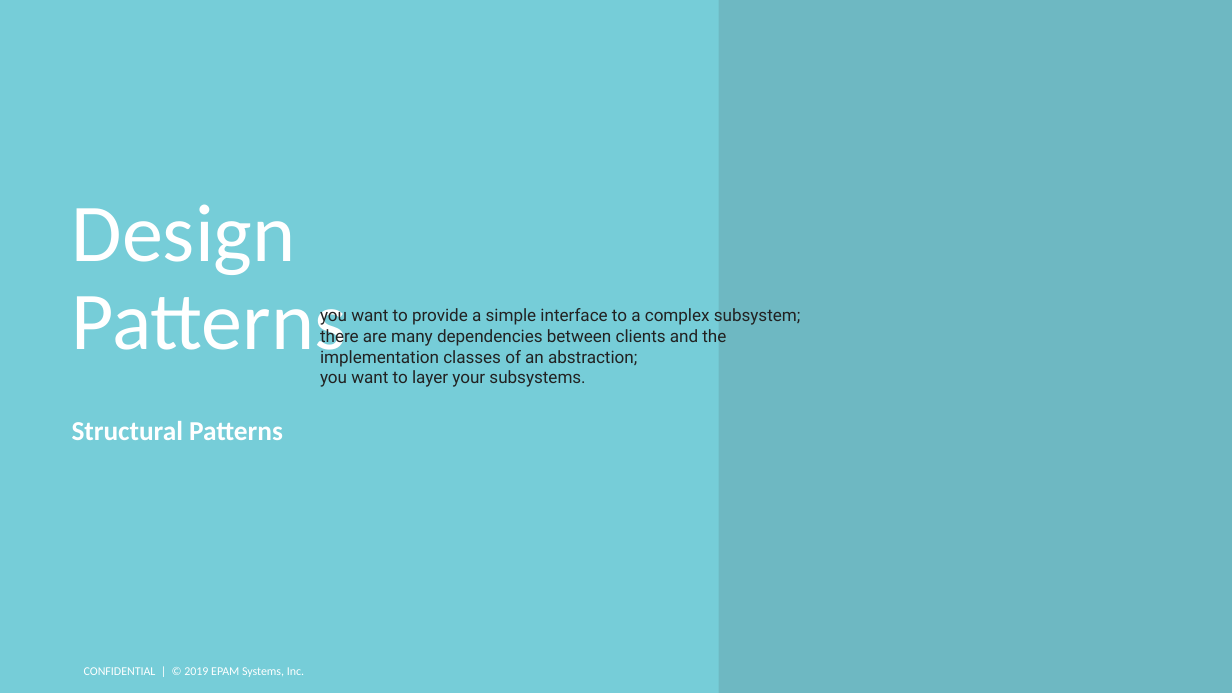
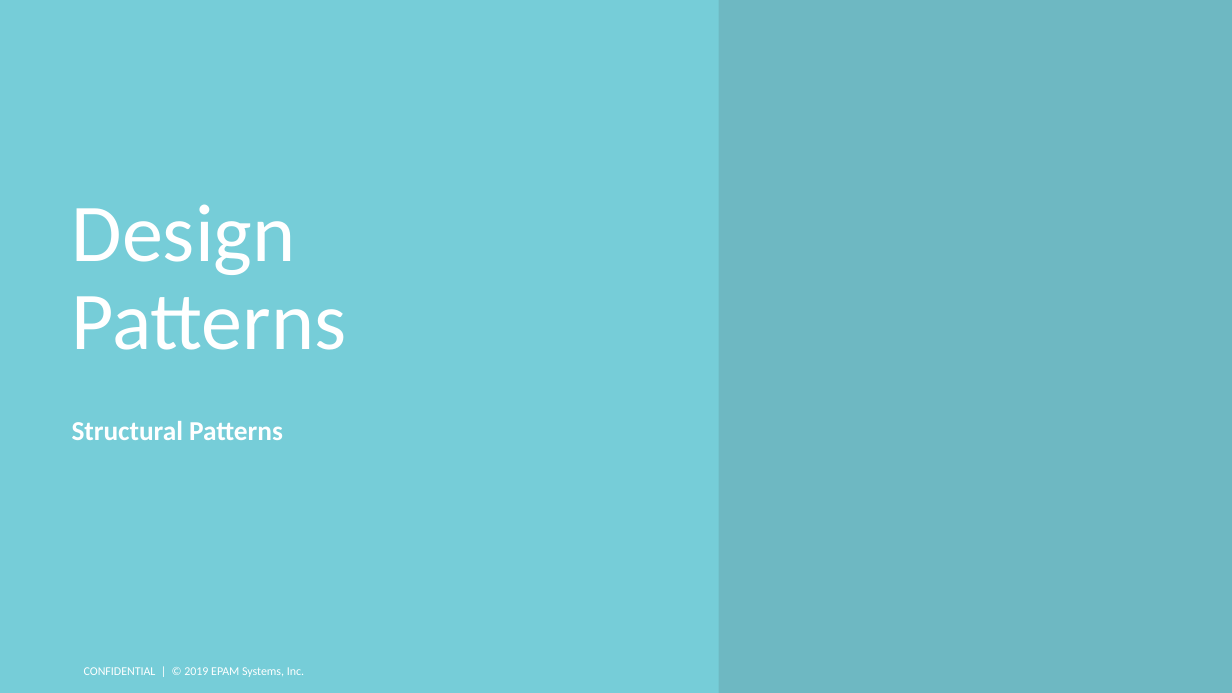
Before and after one commit to DenisPonizovkin/presentations, a slide deck: slide 14 of DesignPatterns.pptx. Drawn at 1232x693 pixels with LibreOffice and Linux fonts; fonts in the diff are those of the drawing; background and template pictures are left out. Boxes give left, top, right and bottom in pixels: in the first picture for what was removed or moved away, otherwise in the second. Text is boxed around its words. In the diff, an @@ line names an element or a change of style, - is before the commit and + after.

```diff
--- a/DesignPatterns.pptx
+++ b/DesignPatterns.pptx
@@ text removed at (320,308,801,387) @@
-you want to provide a simple interface to a complex subsystem;
-there are many dependencies between clients and the
-implementation classes of an abstraction;
-you want to layer your subsystems.
```
Also in this commit, not shown: 4 other slides changed, 5 slides added, 18 slides removed.
